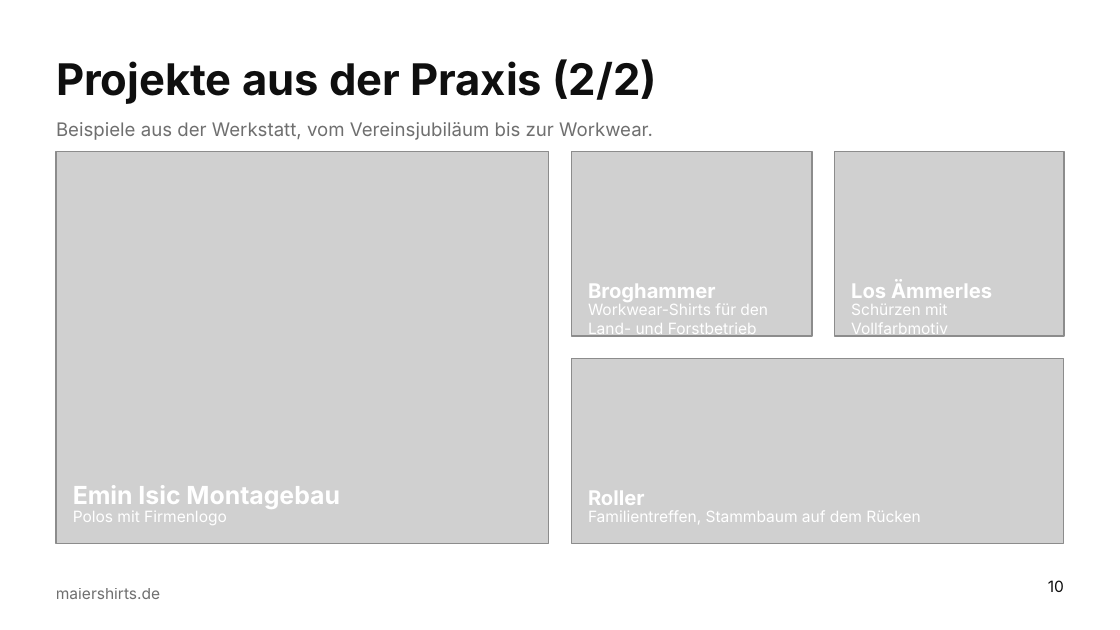
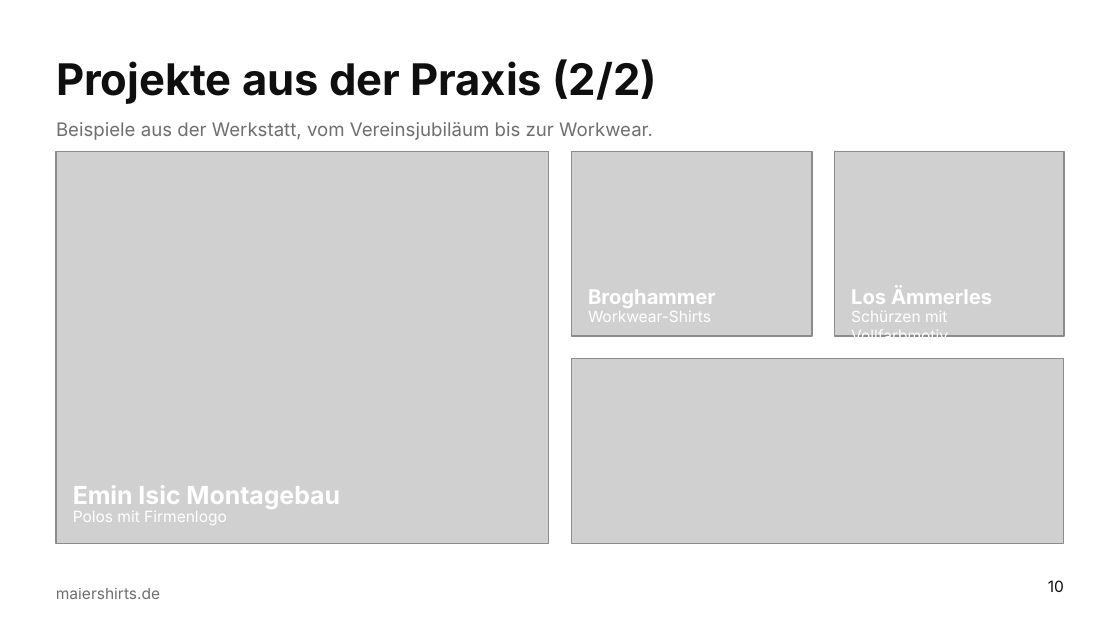
Before and after one commit to sm6161-eng/lexware-angebot-tool, a slide deck: slide 10 of presentation/dist/Maiershirts_Master.potx. Drawn at 1120x630 pixels with LibreOffice and Linux fonts; fonts in the diff are those of the drawing; grey boxes stand for pictures; background and template pictures are left out. Boxes give left, top, right and bottom in pixels: in the first picture for what was removed or moved away, otherwise in the second. Text is boxed around its words. In the diff, an @@ line names an element or a change of style, - is before the commit and + after.

```diff
--- a/presentation/dist/Maiershirts_Master.potx
+++ b/presentation/dist/Maiershirts_Master.potx
@@ text "Broghammer": place and size @@
-text "Broghammer" at (588,284,716,302)
+text "Broghammer" at (588,290,716,308)
@@ text "Los Ämmerles": place and size @@
-text "Los Ämmerles" at (851,284,992,298)
+text "Los Ämmerles" at (851,290,992,304)
@@ text at (588,311,711,322): text changed @@
-Workwear-Shirts für den Land- und Forstbetrieb
+Workwear-Shirts
@@ text "Schürzen mit Vollfarbmotiv" rewrapped from (851,304,948,338) to (851,311,948,337) @@
@@ text removed at (588,491,645,505) @@
-Roller
@@ text removed at (588,511,920,524) @@
-Familientreffen, Stammbaum auf dem Rücken
```
Also in this commit, not shown: 1 other slide changed, 4 other files.
